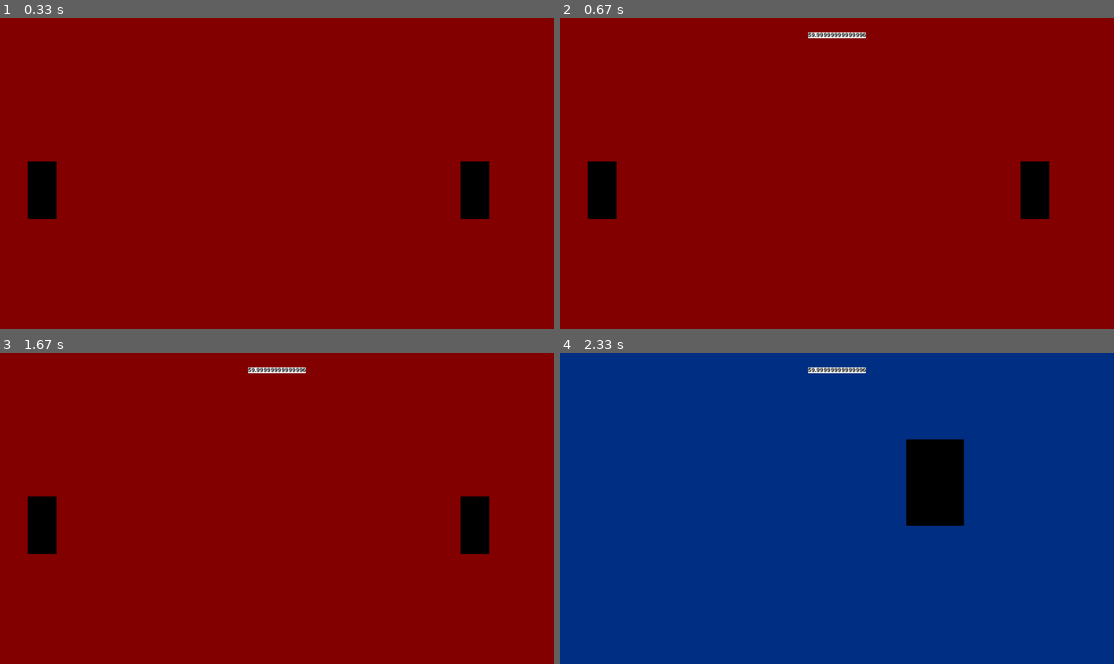
Above: before the commit, frames 1-4 (two rows, left to right).
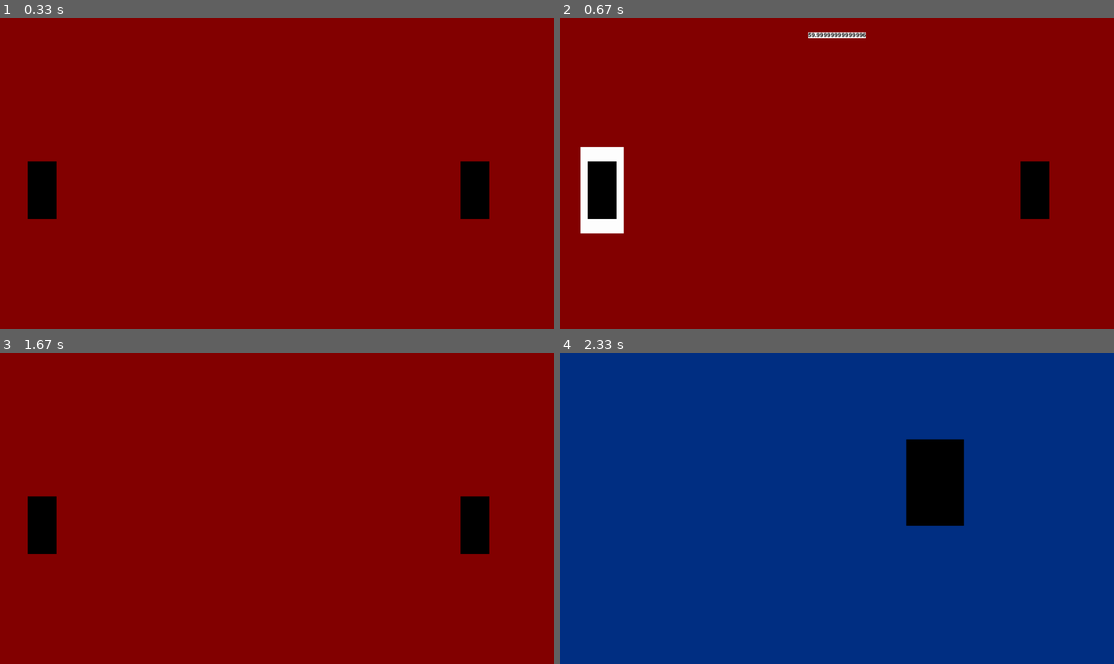
Above: after the commit, the same moments.

Repository: PouchyCorp/TrophNSI
Game: pygame game, started from sources/main.py
Same seed, same stepped clock (60 frames per second), same inputs: the game is played once before the commit and once after it.
Inputs (mouse positions are in pixels of both pictures, inside the frame that each line leads up to):
- Up to frame 1 (0.33 s): no input
- Up to frame 2 (0.67 s): click (604, 189) at 0.38 s
- Up to frame 3 (1.67 s): press the mouse at (44, 524) at 0.7 s; move the mouse to (216, 496) at 0.8 s; release the mouse at (393, 468) at 0.93 s
- Up to frame 4 (2.33 s): click (1036, 524) at 2.05 s

Frame 1 is identical in both runs. In frame 2, 1.3% of the frame differs, in the area x 3-12%, y 41-70%; in frame 3, 0.2%; in frame 4, 0.2%.

Commit message:
outline pas ouf

Diff:
--- a/sources/main.py
+++ b/sources/main.py
@@ -32,6 +32,18 @@
 
 while True:
     CLOCK.tick(60)
+    WIN.blit(current_room.bg_surf, (0,0))
+    pos = pg.mouse.get_pos()
+
+    for placeable in current_room.placed:
+        if placeable.rect.collidepoint(pos[0], pos[1]):
+            surf = placeable.surf
+            surf = pg.transform.scale_by(surf, 1.5)
+            surf_rect = surf.get_rect()
+            surf_rect.center = placeable.rect.center
+            surf.fill('white')
+            WIN.blit(surf, surf_rect)
+
 
     for event in pg.event.get():
         if event.type == pg.QUIT:
@@ -39,7 +51,6 @@
             sys.exit()
 
         if event.type == pg.MOUSEBUTTONUP:
-            pos = pg.mouse.get_pos()
             for placeable in current_room.placed:
                 if placeable.rect.collidepoint(pos[0], pos[1]):
                     match placeable.name:
@@ -53,8 +64,6 @@
                             popups.append(Popup('bip boup erreur erreur'))
                             popup_active = True
 
-
-    WIN.blit(current_room.bg_surf, (0,0))
     WIN.blits([(placeable.surf, placeable.coord.xy) for placeable in current_room.placed])
     render_popups()
 
--- a/sources/objects/popup.py
+++ b/sources/objects/popup.py
@@ -9,7 +9,7 @@
         self.text_surf = self.font.render(self.text, True, (0, 0, 0), (255,255,255))
         self.rect = self.text_surf.get_rect()
 
-        self.lifetime : int = 120
+        self.lifetime : int = 60
         #set centered coordinates
         self.rect.y = 50
         self.rect.x = (1920/2)-(self.rect.width/2)
